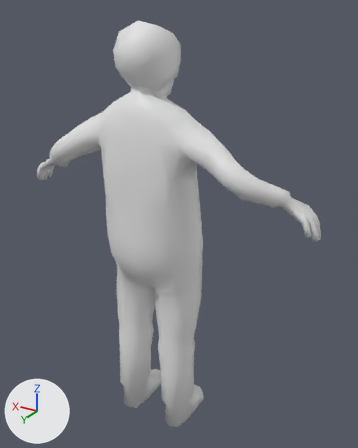
The FBX model Survival Horror/Assets/Game/Characters/Male43/Male_43_PlayerRig.fbx: old version first, new version second.
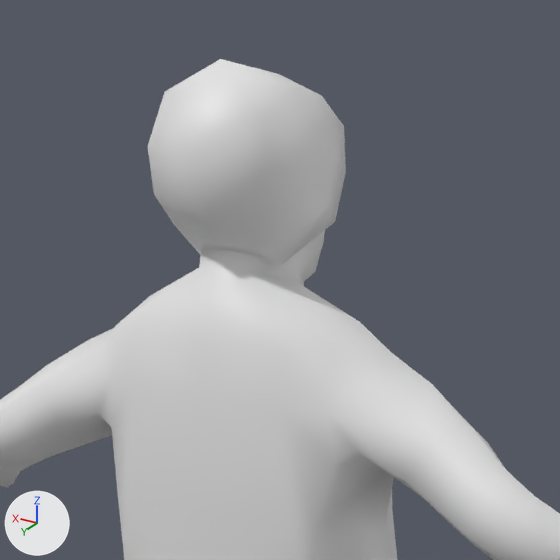
There are two pictures of each version: one whole from a 50 mm lens placed at (-1.201, 1.854, 2.015), pointed at (-0.071, -0.029, 1.074), one close up on the part from 17% to 71% of the width and 0% to 43% of the height. The lights are fixed; the arrows at lower left show +X, +Y and +Z. The last two pictures show the newer version. Materials are left out; every surface is plain grey.

Objects in the first close-up: 'Beanie', 'Male_43'.
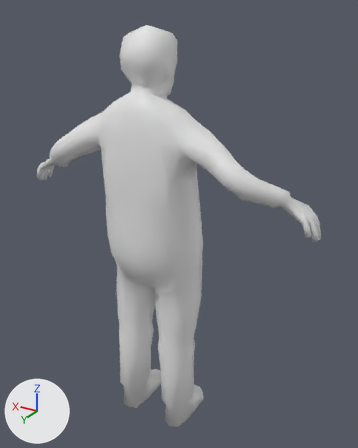
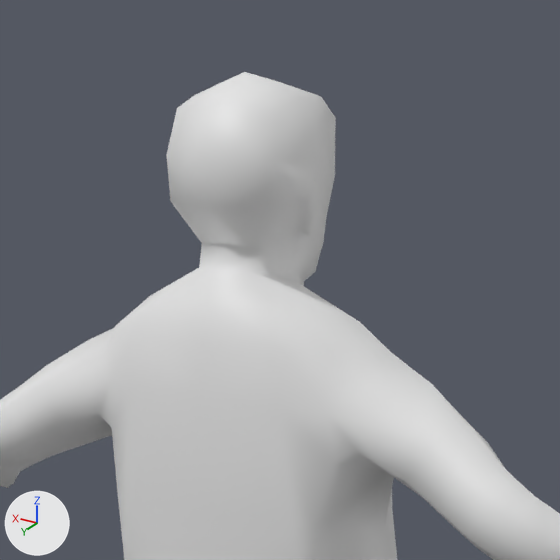
Location of each change, [x1, y1, x2, y2] in pixels of the close-ups (560 x 560 px):
'Beanie', deleted
    before: [148, 59, 346, 265]

The change, as a list of edits to the scene's bpy script:
```text
Remove ob_beanie:
    ob_beanie = bpy.data.objects.new('Beanie', me_beanie_correctednormals)
    ob_beanie.location = (0.0, 0.0, 0.0)
```
